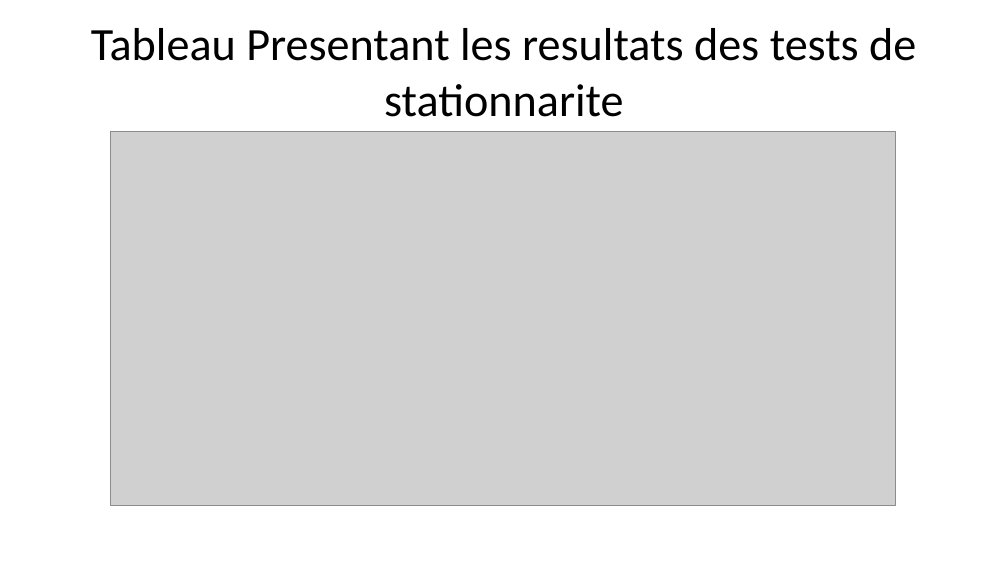
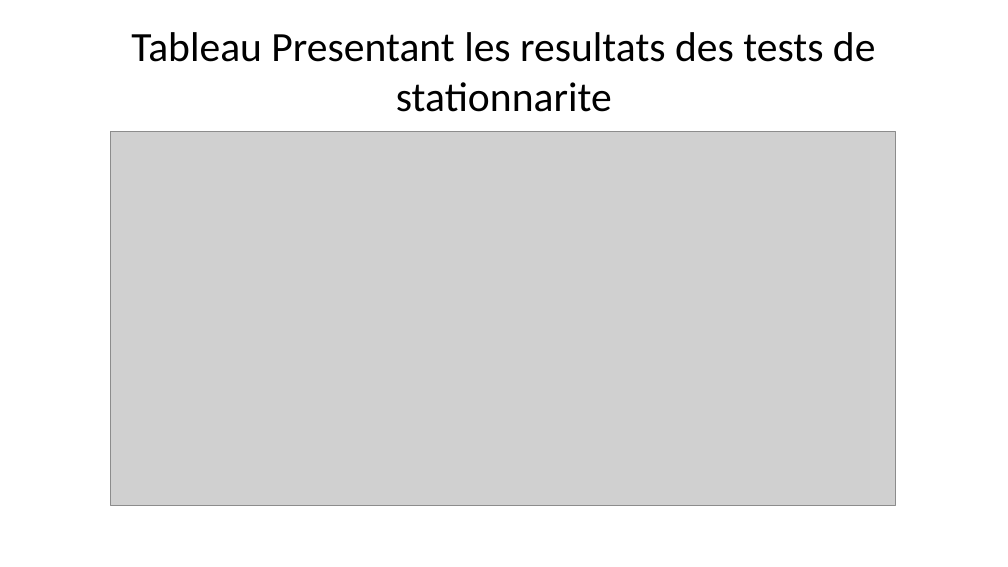
Before and after one commit to AD0791/Presentation_thesis, a slide deck: slide 34 of modele_presentation.pptx. Drawn at 1008x567 pixels with LibreOffice and Linux fonts; fonts in the diff are those of the drawing; grey boxes stand for pictures. Boxes give left, top, right and bottom in pixels: in the first picture for what was removed or moved away, otherwise in the second. Text is boxed around its words. In the diff, an @@ line names an element or a change of style, - is before the commit and + after.

```diff
--- a/modele_presentation.pptx
+++ b/modele_presentation.pptx
@@ title "Tableau Presentant les resultats des ..." at (131, 32, 876, 112): size 33 to 29.7 pt @@
```
Also in this commit, not shown: 14 other slides changed.
